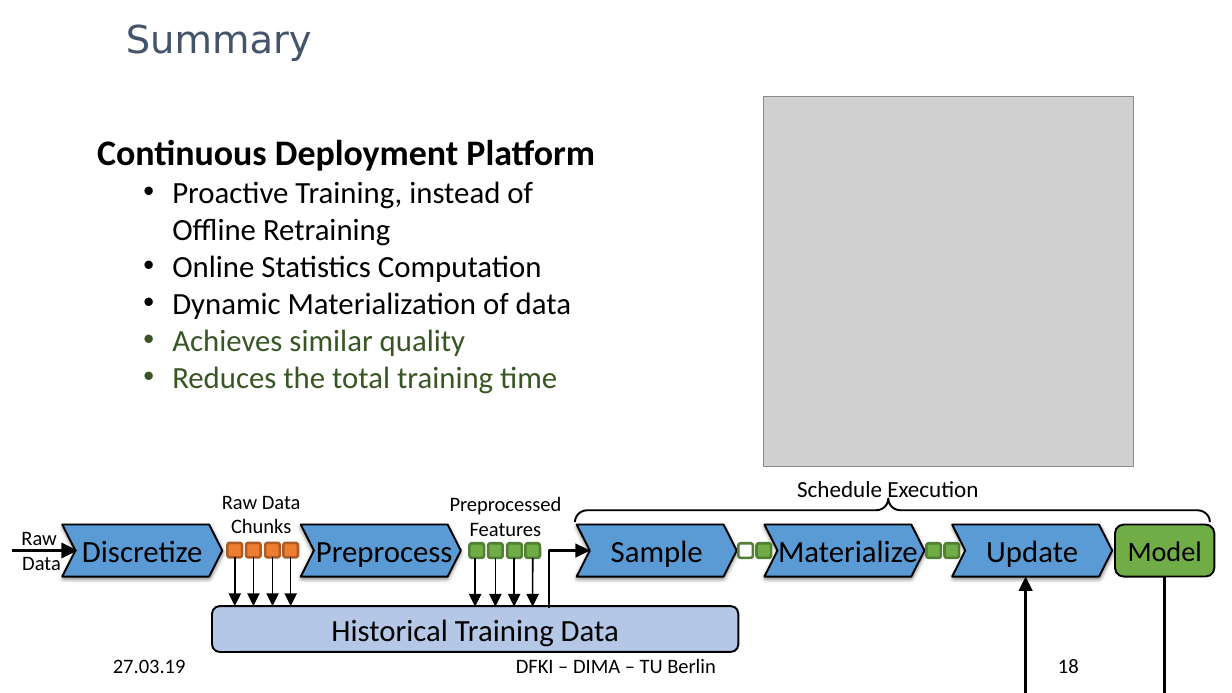
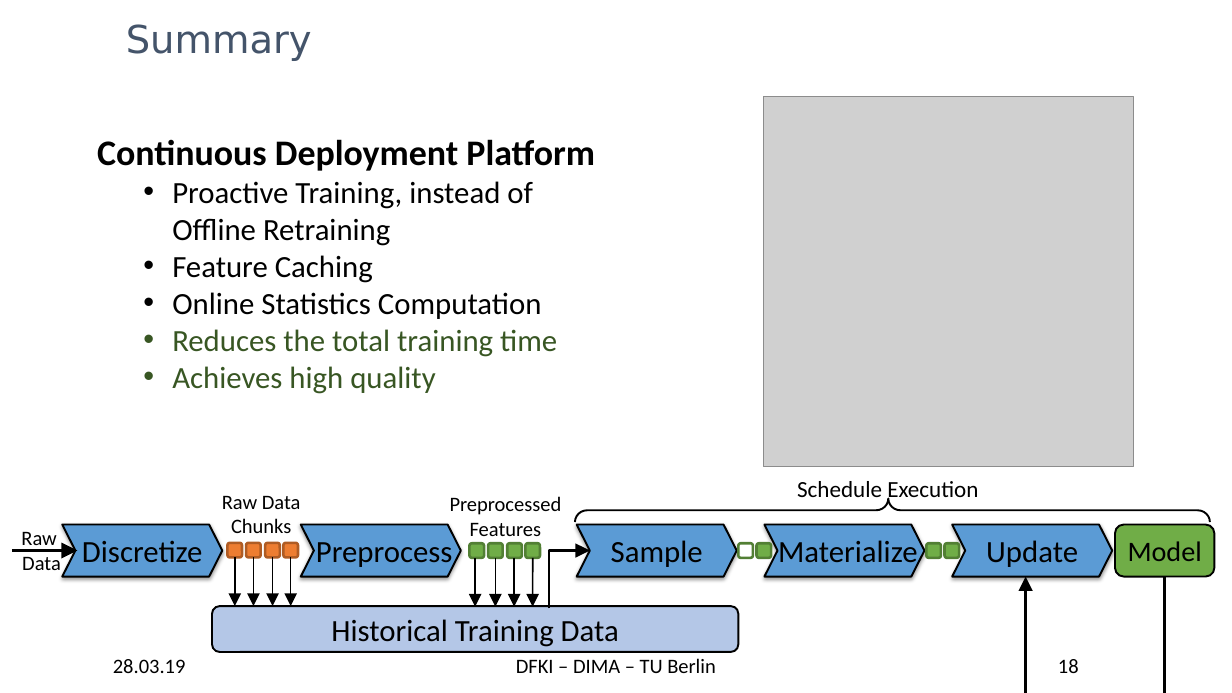
Before and after one commit to TU-Berlin-DIMA/continuous-pipeline-deployment, a slide deck: slide 18 of slides/edbt-2019/edbt-2019.pptx. Drawn at 1232x693 pixels with LibreOffice and Linux fonts; fonts in the diff are those of the drawing; grey boxes stand for pictures; background and template pictures are left out. Boxes give left, top, right and bottom in pixels: in the first picture for what was removed or moved away, otherwise in the second. Text is boxed around its words. In the diff, an @@ line names an element or a change of style, - is before the commit and + after.

```diff
--- a/slides/edbt-2019/edbt-2019.pptx
+++ b/slides/edbt-2019/edbt-2019.pptx
@@ text at (x1=172, y1=255, x2=373, y2=283): paragraph added @@
+  • Feature Caching
@@ text at (x1=172, y1=292, x2=571, y2=356): paragraphs removed @@
-  • Dynamic Materialization of data
-  • Achieves similar quality
@@ text at (x1=172, y1=366, x2=435, y2=394): paragraph added @@
+  • Achieves high quality
@@ text at (x1=113, y1=659, x2=186, y2=673): text changed @@
-27.03.19
+28.03.19
```
Also in this commit, not shown: 32 other slides changed.
